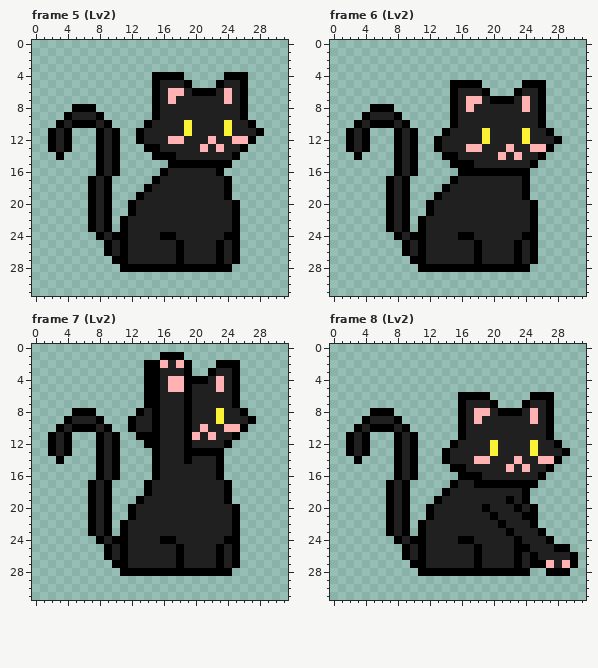
Two states of a pixel-art file, Aseprite/Cat.aseprite. This is how it looked before the edit.
32x32 pixels, 12 frames. Colours within 5 levels of each other are drawn and written as one. Shown: frame 5 (Lv2), frame 6 (Lv2), frame 7 (Lv2), frame 8 (Lv2). The commit also changed other frames, which this record leaves out.
Once edited:
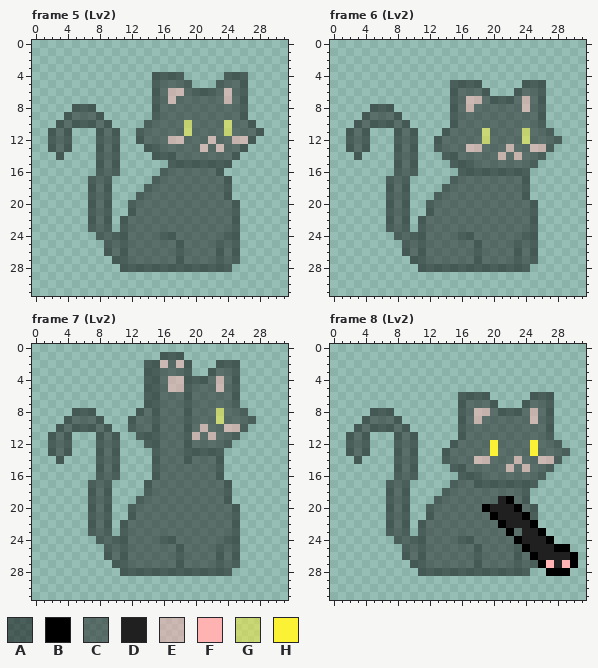
Palette (. is transparent): A #00000080  B #000000  C #20202080  D #202020  E #ffb2b280  F #ffb2b2  G #fbf23680  H #fbf236
Change:
layer "Kity" opacity 100% -> 50%
Changed rows in their new state; - is an unchanged pixel.
Frame 5 (Lv2):
first column x 2:
 4 -------------AAAA-----AAA--
 5 -------------ACCCA---ACCA--
 6 -------------ACEECAAACECA--
 7 -------------ACECCCCCCECA--
 8 ---AAA-------ACCCCCCCCCCA--
 9 --ACCCA------ACCCCCCCCCCA--
10 -ACAAACA----ACCCCGCCCCGCCA-
11 ACA---ACA--ACCCCCGCCCCGCCCA
12 ACA---ACA--ACCCEECCCECCEEA-
13 ACA---ACA---AACCCCCECECCA--
14 -A----ACA----AAACCCCCCCA---
15 ------ACA------AAAAAAAA----
16 ------ACA-----ACCCCCCA-----
17 -----ACA-----ACCCCCCCCA----
18 -----ACA----ACCCCCCCCCA----
19 -----ACA---ACCCCCCCCCCA----
20 -----ACA--ACCCCCCCCCCCCA---
21 -----ACA--ACCCCCCCCCCCCA---
22 -----ACA-ACCCCCCCCCCCCCA---
23 -----ACA-ACCCCCCCCCCCCCA---
24 ------ACAACCCCAACCCCCCAA---
25 -------ACACCCCCCACCCCACA---
26 -------ACACCCCCCACCCCACA---
27 --------AACCCCCCACCCCACA---
28 ---------AAAAAAAAAAAAAA----
Frame 6 (Lv2):
first column x 2:
 5 -------------AAAA-----AAA--
 6 -------------ACCCA---ACCA--
 7 -------------ACEECAAACECA--
 8 ---AAA-------ACECCCCCCECA--
 9 --ACCCA------ACCCCCCCCCCA--
10 -ACAAACA-----ACCCCCCCCCCA--
11 ACA---ACA---ACCCCGCCCCGCCA-
12 ACA---ACA--ACCCCCGCCCCGCCCA
13 ACA---ACA--ACCCEECCCECCEEA-
14 -A----ACA---AACCCCCECECCA--
15 ------ACA----AAACCCCCCCA---
16 ------ACA-----AAAAAAAAA----
17 -----ACA-----ACCCCCCCCA----
18 -----ACA----ACCCCCCCCCA----
19 -----ACA---ACCCCCCCCCCA----
20 -----ACA--ACCCCCCCCCCCCA---
21 -----ACA--ACCCCCCCCCCCCA---
22 -----ACA-ACCCCCCCCCCCCCA---
23 -----ACA-ACCCCCCCCCCCCCA---
24 ------ACAACCCCAACCCCCCAA---
25 -------ACACCCCCCACCCCACA---
26 -------ACACCCCCCACCCCACA---
27 --------AACCCCCCACCCCACA---
28 ---------AAAAAAAAAAAAAA----
Frame 7 (Lv2):
first column x 2:
 1 --------------AAA---------
 2 ------------AAECEA---AAA--
 3 ------------AACCCA--ACCA--
 4 ------------AACEEAAACECA--
 5 ------------AACEEACCCECA--
 6 ------------AACCCACCCCCA--
 7 ------------AACCCACCCCCA--
 8 ---AAA-----ACACCCACCCGCCA-
 9 --ACCCA---ACCACCCACCCGCCCA
10 -ACAAACA--ACCACCCACECCEEA-
11 ACA---ACA--AAACCCAECECCA--
12 ACA---ACA---AACCCACCCCA---
13 ACA---ACA----ACCCAAAAA----
14 -A----ACA----ACCCACCCA----
15 ------ACA----ACCCCCCCA----
16 ------ACA----ACCCCCCCA----
17 -----ACA----ACCCCCCCCCA---
18 -----ACA----ACCCCCCCCCA---
19 -----ACA---ACCCCCCCCCCA---
20 -----ACA--ACCCCCCCCCCCCA--
21 -----ACA--ACCCCCCCCCCCCA--
22 -----ACA-ACCCCCCCCCCCCCA--
23 -----ACA-ACCCCCCCCCCCCCA--
24 ------ACAACCCCAACCCCCCAA--
25 -------ACACCCCCCACCCCACA--
26 -------ACACCCCCCACCCCACA--
27 --------AACCCCCCACCCCACA--
28 ---------AAAAAAAAAAAAAA---
Frame 8 (Lv2):
first column x 2:
 6 --------------AAAA-----AAA--
 7 --------------ACCCA---ACCA--
 8 ---AAA--------ACEECAAACECA--
 9 --ACCCA-------ACECCCCCCECA--
10 -ACAAACA------ACCCCCCCCCCA--
11 ACA---ACA-----ACCCCCCCCCCA--
12 ACA---ACA----ACCCC-CCCC-CCA-
13 ACA---ACA---ACCCCC-CCCC-CCCA
14 -A----ACA---ACCCEECCCECCEEA-
15 ------ACA----AACCCCCECECCA--
16 ------ACA-----AAACCCCCCCA---
17 -----ACA-----ACCAAAAAAAA----
18 -----ACA----ACCCCCCCCCA-----
19 -----ACA---ACCCCCCC--CA-----
20 -----ACA--ACCCCCC-----CA----
21 -----ACA--ACCCCCCC-----A----
22 -----ACA-ACCCCCCCCC---------
23 -----ACA-ACCCCCCCCCC-C------
24 ------ACAACCCCAACCCCC-------
25 -------ACACCCCCCACCCCA------
26 -------ACACCCCCCACCCCAC-----
27 --------AACCCCCCACCCCACA----
28 ---------AAAAAAAAAAAAAA-----
